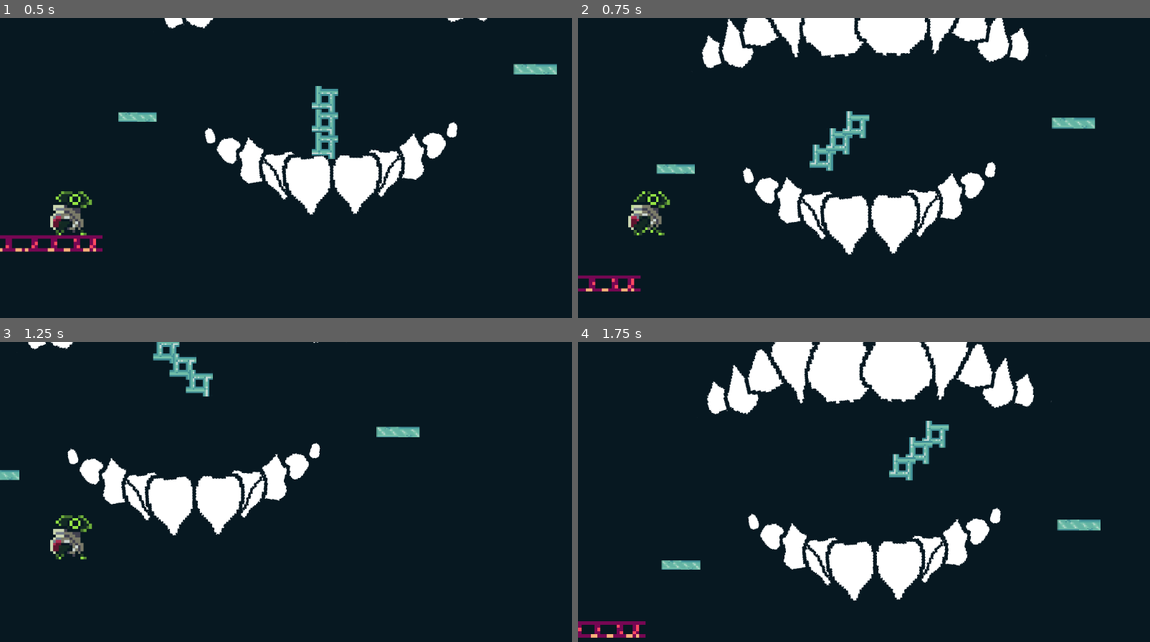
Above: before the commit, frames 1-4 (two rows, left to right).
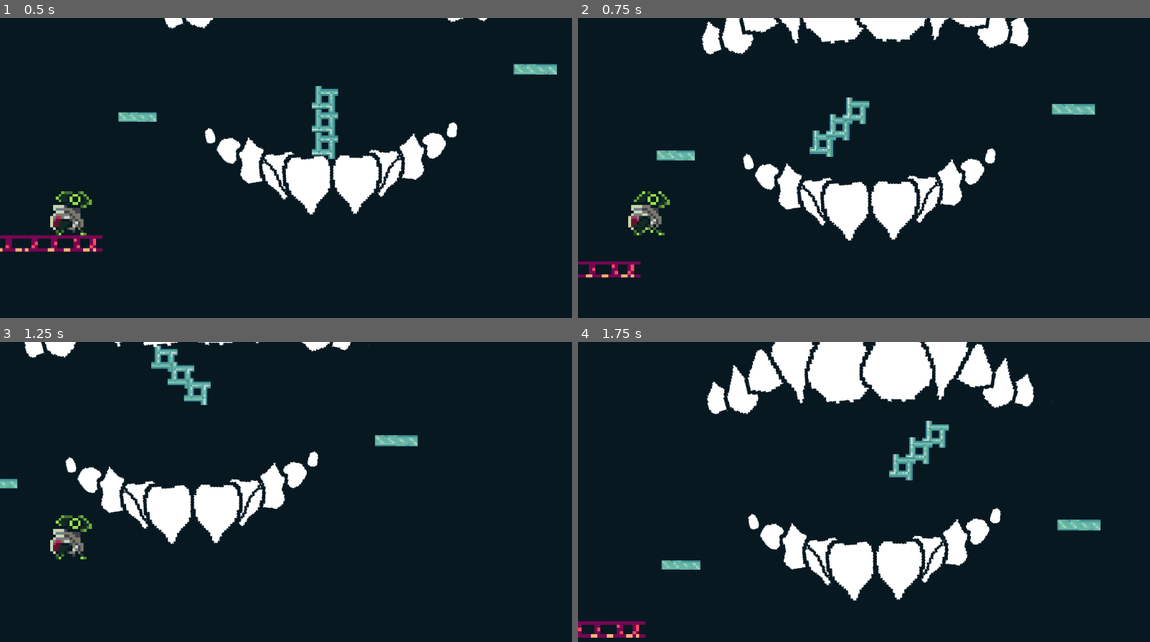
Above: after the commit, the same moments.

Repository: ennnui/2D-group-game
Game: Godot game, scene res://lvl.tscn
Two runs of this game, one before a commit and one after it. Both use one fixed random seed, a clock stepped at 60 frames per second and the inputs below.
Inputs:
- Up to frame 1 (0.5 s): no input
- Up to frame 2 (0.75 s): tap Enter (ui_accept) at 0.5 s; hold Right (ui_right) from 0.53 s (still down); tap Up (jump) at 0.6 s
- Up to frame 3 (1.25 s): keep holding Right (ui_right); tap Up (jump) at 0.77, 1.07 s
- Up to frame 4 (1.75 s): keep holding Right (ui_right); tap Up (jump) at 1.35, 1.52 s

Frame 1 is identical in both runs. In frame 2, 10% of the frame differs, in the area x 0-91%, y 0-92%; in frame 3, 5.5%; in frame 4, nothing differs.

Commit message:
fixed multiple jump inputs
now can use "w", space bar, and up arrow

Diff:
--- a/dentl-clinik/bird_wiz.tscn
+++ b/dentl-clinik/bird_wiz.tscn
@@ -18,8 +18,10 @@
 		velocity += get_gravity() * delta
 
 	# Handle jump.
-	if Input.is_action_pressed(\"ui_accept\") and is_on_floor():
+	if Input.is_action_pressed(\"jump\") and is_on_floor():
 		velocity.y = JUMP_VELOCITY
+
+
 
 	# Get the input direction and handle the movement/deceleration.
 	# As good practice, you should replace UI actions with custom gameplay actions.
Not shown: 1 places in dentl-clinik/lvl.tscn that only renumber resources
